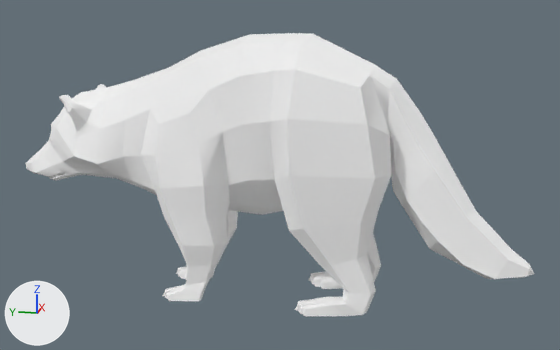
The glTF model models/raccoon.glb as it was, and as the next commit left it.
The view is the same before and after, from a 50 mm camera at (-1.221, -0.272, 0.515) aimed at (0.002, -0.027, 0.21). The lights are fixed; the arrows at lower left show +X, +Y and +Z.

Names of what the first picture shows: 'Raccoon'.
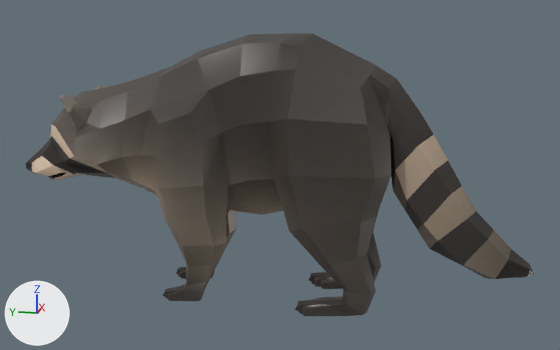
The newer file is also rescaled (x0.8) as a whole; pictures and numbers use the older file's frame.

Where the change shows, as pixel boxes (x1, y1, x2, y2) in the pictures (560 x 350 px):
'Raccoon', recoloured (white to grey)
    both: (25, 33, 534, 316)

Edits to the bpy script that builds the scene:
```text
Add img_racoon_diffuse:
    img_racoon_diffuse = load_image('Racoon_diffuse', '_unpacked/Racoon_diffuse', 1024, 1024, 'sRGB')
Add mat_material_raccoon:
    mat_material_raccoon = principled_material('Material.raccoon')
    mat_material_raccoon.texture = img_racoon_diffuse
    mat_material_raccoon.roughness = 0.4
Change me_0:
    where me_0.from_pydata(...)  # 702 vertices, 1398 faces; spans x -0.11..0.11, y -0.441..0.435, z 0.0..0.441
    remove me_0.materials.append(mat_racoon)  # white #ffffff
    add me_0.materials.append(mat_material_raccoon)  # picture img_racoon_diffuse
```
